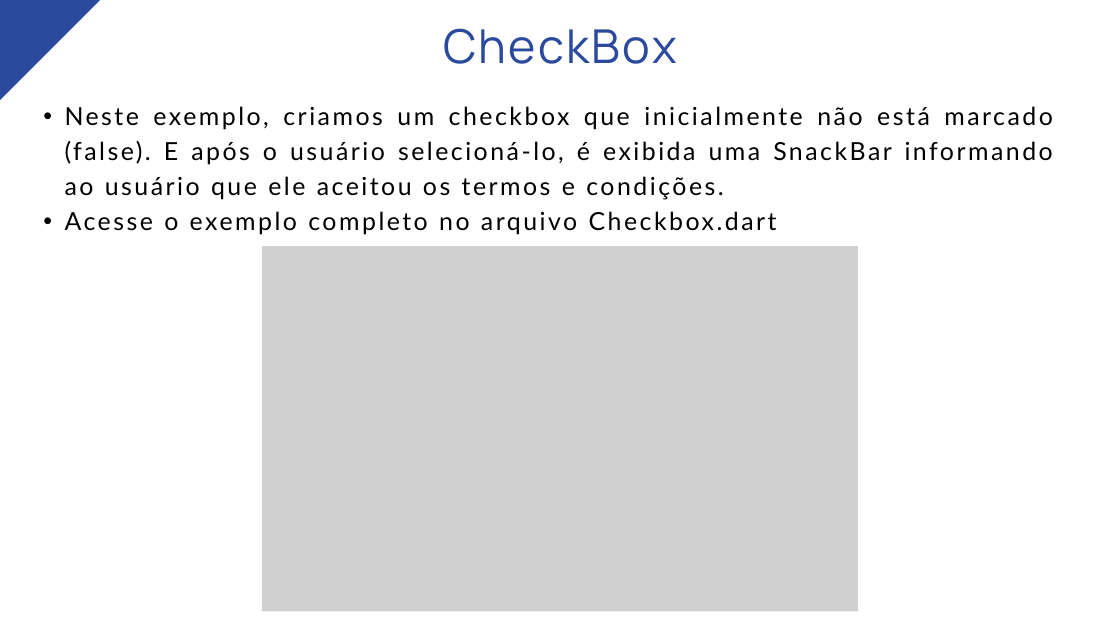
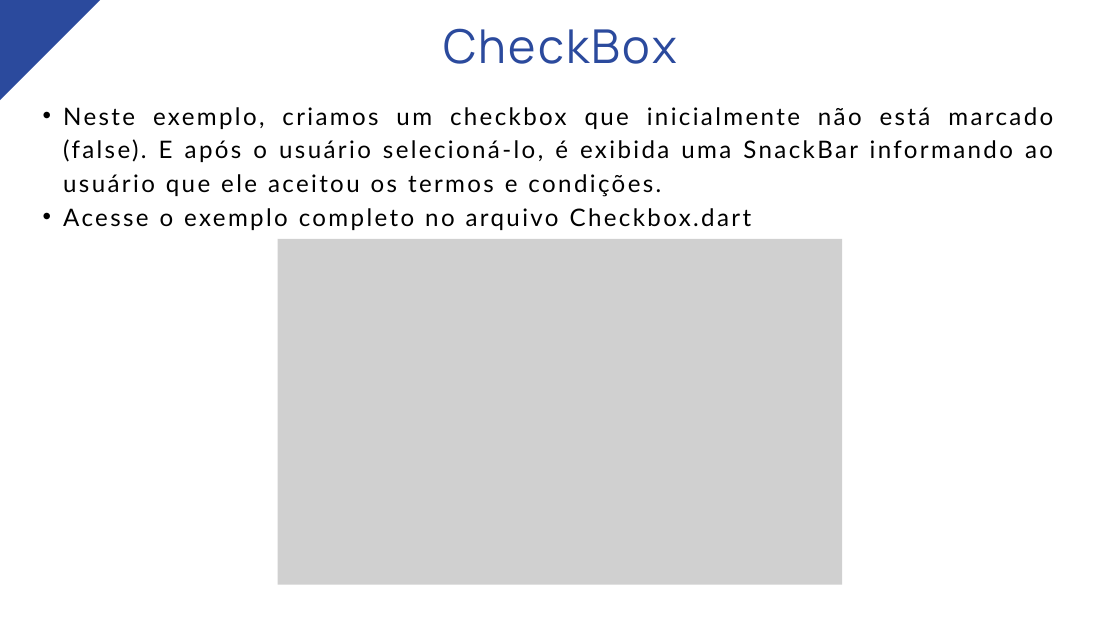
Before and after one commit to marcosdosea/TreinamentoFlutter, a slide deck: slide 4 of Aula14-Componentes de Formulários/Aula14-Componentes de Formulários.pptx. Drawn at 1120x630 pixels with LibreOffice and Linux fonts; fonts in the diff are those of the drawing; grey boxes stand for pictures. Boxes give left, top, right and bottom in pixels: in the first picture for what was removed or moved away, otherwise in the second. Text is boxed around its words. In the diff, an @@ line names an element or a change of style, - is before the commit and + after.

```diff
--- a/Aula14-Componentes de Formulários/Aula14-Componentes de Formulários.pptx
+++ b/Aula14-Componentes de Formulários/Aula14-Componentes de Formulários.pptx
@@ text "Neste exemplo, criamos um checkbox ..." at <box>63,107,1053,230</box>: size 32 to 31 pt, letter spacing 3.2 to 3.1 pt; indent changed; line spacing 44.8pt to 43.4pt @@
@@ picture: place and size @@
-picture at <box>262,246,858,611</box>
+picture at <box>278,239,842,585</box>
```
Also in this commit, not shown: 6 other slides changed, 15 slides added, 1 other file.
